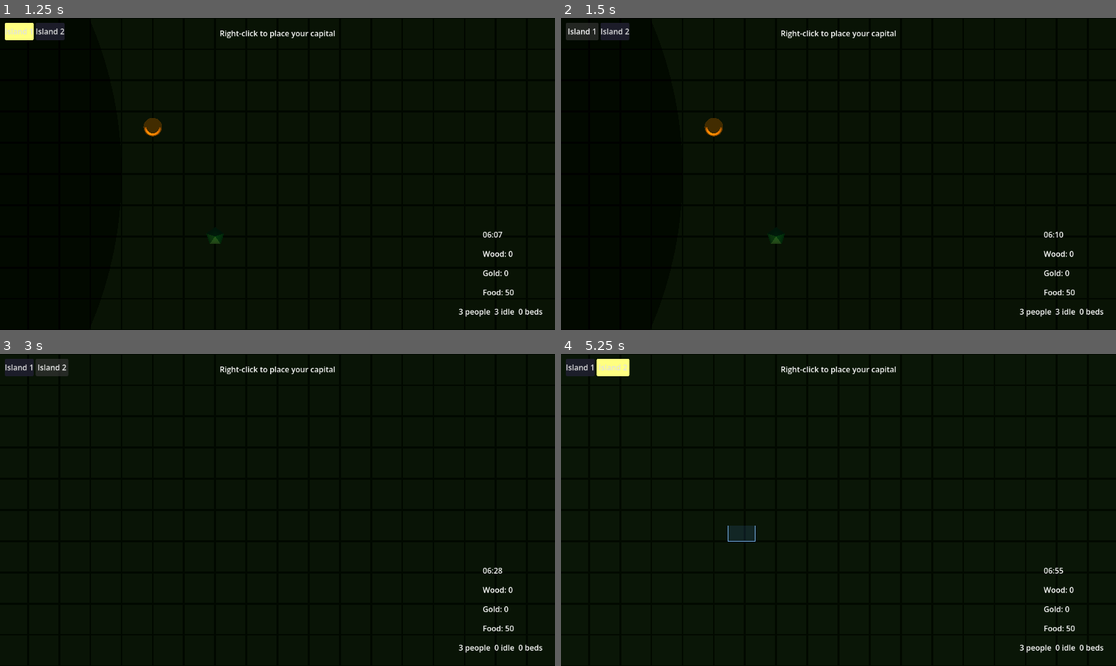
Above: before the commit, frames 1-4 (two rows, left to right).
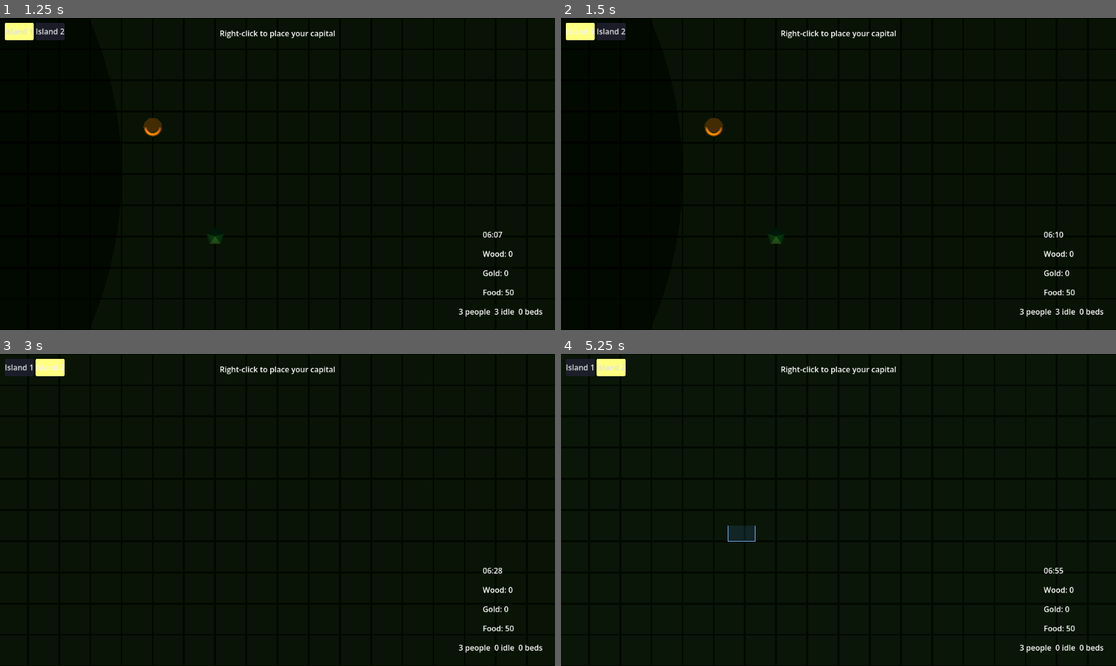
Above: after the commit, the same moments.

Repository: forsman5/sitka
Game: Godot game, scene res://scenes/ui/main_menu.tscn
Same seed, same stepped clock (60 frames per second), same inputs: the game is played once before the commit and once after it.
Inputs (mouse positions are in pixels of both pictures, inside the frame that each line leads up to):
- Up to frame 1 (1.25 s): click "Start Game" at 0.5 s
- Up to frame 2 (1.5 s): click "Island 1" at 1.25 s
- Up to frame 3 (3 s): click "Island 1" at 2 s; click "Island 2" at 2.75 s
- Up to frame 4 (5.25 s): click "Island 2" at 3.5 s; tap Enter at 4.25, 5 s; move the mouse to (960, 494) at 4.27 s; hold Right (ui_right) 4.28-5 s; hold Alt 4.28-5 s; click (960, 494) at 4.42 s; drag from (727, 525) to (810, 572) at 5.02 s

Frame 1 is identical in both runs. In frame 2, 0.4% of the frame differs, in the area x 0-13%, y 1-8%; in frame 3, 0.3%; in frame 4, 0.1%.

Commit message:
Fix island button text clipping on hover
Override hover and pressed styleboxes alongside normal so the button
content area stays consistent across all mouse states — the default
theme hover stylebox had extra content margins that clipped "Island 1"
down to "Island".

Co-Authored-By: Claude Sonnet 4.6 <noreply@anthropic.com>

Diff:
--- a/scripts/ui/hud.gd
+++ b/scripts/ui/hud.gd
@@ -373,8 +373,10 @@
 		var btn := Button.new()
 		btn.text = "Island %d" % (i + 1)
 		btn.pressed.connect(IslandsManager.set_active_island.bind(island))
-		btn.add_theme_stylebox_override("normal",
-			_style_active if island == IslandsManager.active_island else _style_inactive)
+		var style := _style_active if island == IslandsManager.active_island else _style_inactive
+		btn.add_theme_stylebox_override("normal", style)
+		btn.add_theme_stylebox_override("hover", style)
+		btn.add_theme_stylebox_override("pressed", _style_active)
 		_island_bar.add_child(btn)
 		_island_btns.append(btn)
 	_island_bar.visible = IslandsManager.islands.size() > 1
@@ -382,8 +384,9 @@
 func _on_active_island_changed(island: Node) -> void:
 	for i in _island_btns.size():
 		if is_instance_valid(_island_btns[i]) and i < IslandsManager.islands.size():
-			_island_btns[i].add_theme_stylebox_override("normal",
-				_style_active if IslandsManager.islands[i] == island else _style_inactive)
+			var style := _style_active if IslandsManager.islands[i] == island else _style_inactive
+			_island_btns[i].add_theme_stylebox_override("normal", style)
+			_island_btns[i].add_theme_stylebox_override("hover", style)
 	var cam := get_tree().get_first_node_in_group("rts_camera") as Node3D
 	if cam != null and island != null:
 		cam.center_on(island.global_position)
